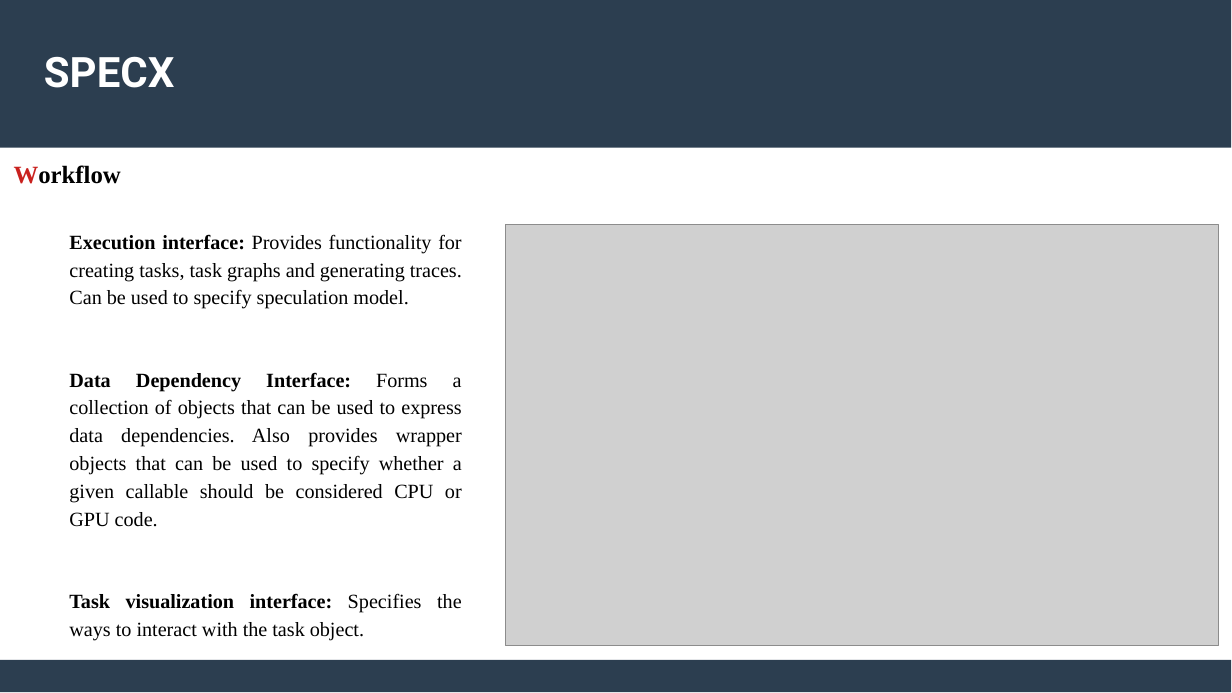
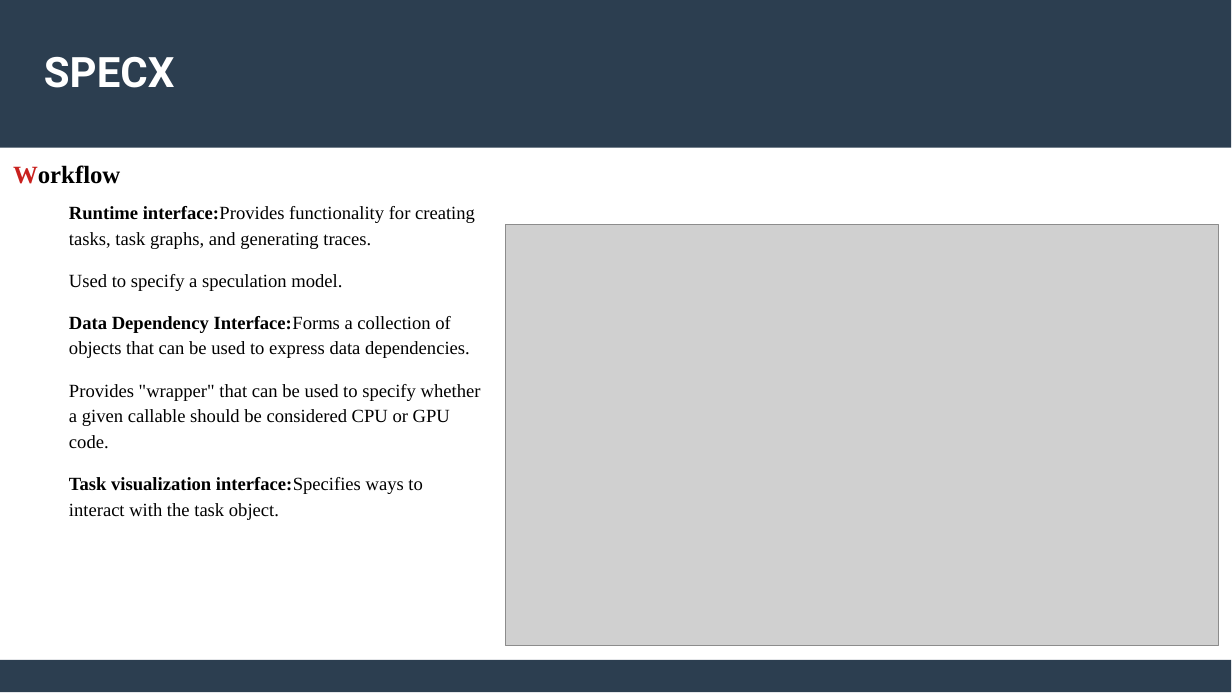
Before and after one commit to feelpp/parallel-programming, a slide deck: slide 5 of docs/modules/ROOT/assets/attachments/Session6_ParallelProgramming_Specx.pptx. Drawn at 1232x693 pixels with LibreOffice and Linux fonts; fonts in the diff are those of the drawing; grey boxes stand for pictures. Boxes give left, top, right and bottom in pixels: in the first picture for what was removed or moved away, otherwise in the second. Text is boxed around its words. In the diff, an @@ line names an element or a change of style, - is before the commit and + after.

Commit message:
Update ppt Specx

```diff
--- a/docs/modules/ROOT/assets/attachments/Session6_ParallelProgramming_Specx.pptx
+++ b/docs/modules/ROOT/assets/attachments/Session6_ParallelProgramming_Specx.pptx
@@ text at (69, 206, 481, 520): text changed; size 13 to 12 pt @@
-Execution interface: Provides functionality for creating tasks, task graphs and generating traces. Can be used to specify speculation model.
-Data Dependency Interface: Forms a collection of objects that can be used to express data dependencies. Also provides wrapper objects that can be used to specify whether a given callable should be considered CPU or GPU code.
-Task visualization interface: Specifies the ways to interact with the task object.
+Runtime interface:Provides functionality for creating tasks, task graphs, and generating traces.
+Used to specify a speculation model.
+Data Dependency Interface:Forms a collection of objects that can be used to express data dependencies.
+Provides "wrapper" that can be used to specify whether a given callable should be considered CPU or GPU code.
+Task visualization interface:Specifies ways to interact with the task object.
```
Also in this commit, not shown: 7 other slides changed, 4 slides added, 1 slide removed, 1 other file.
